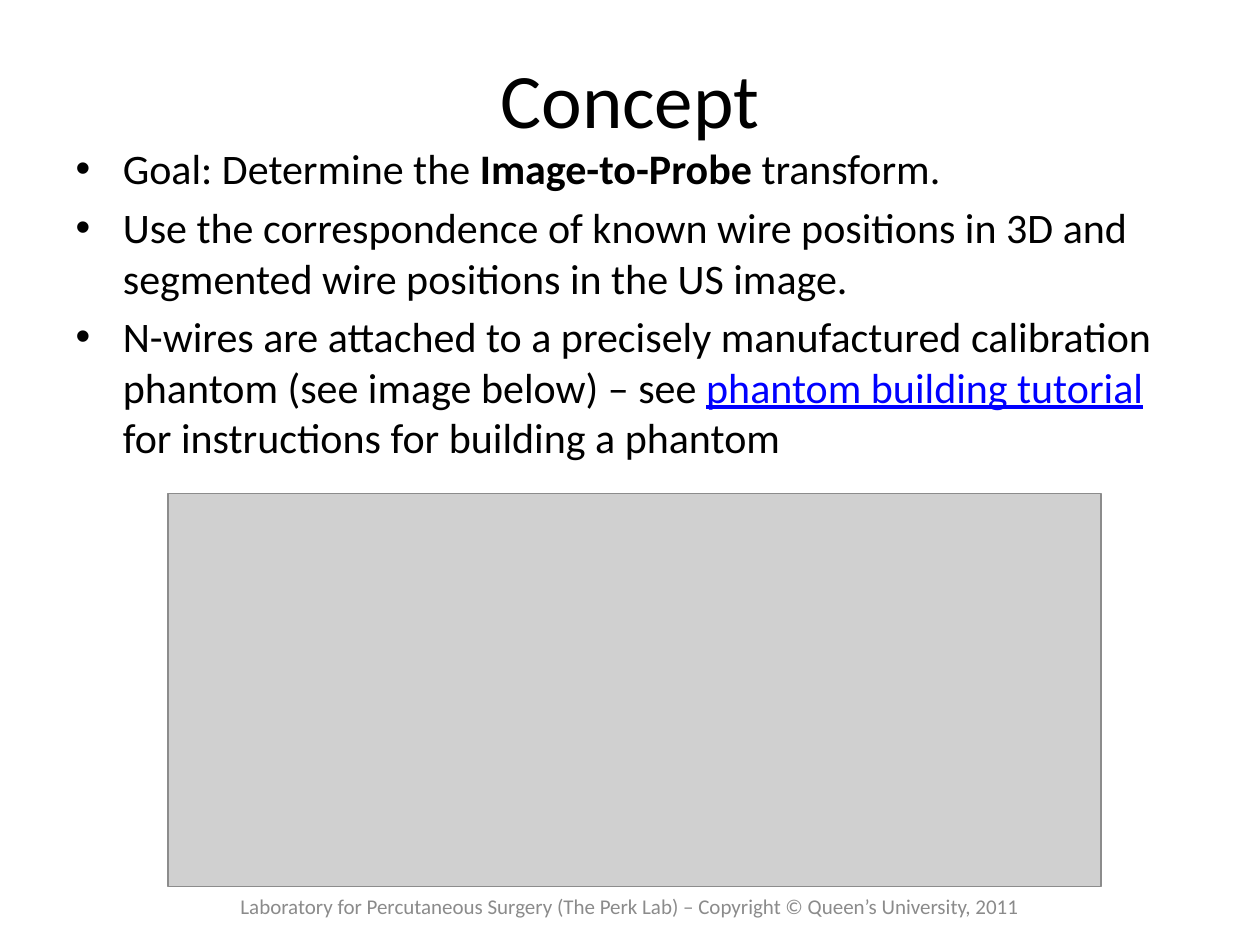
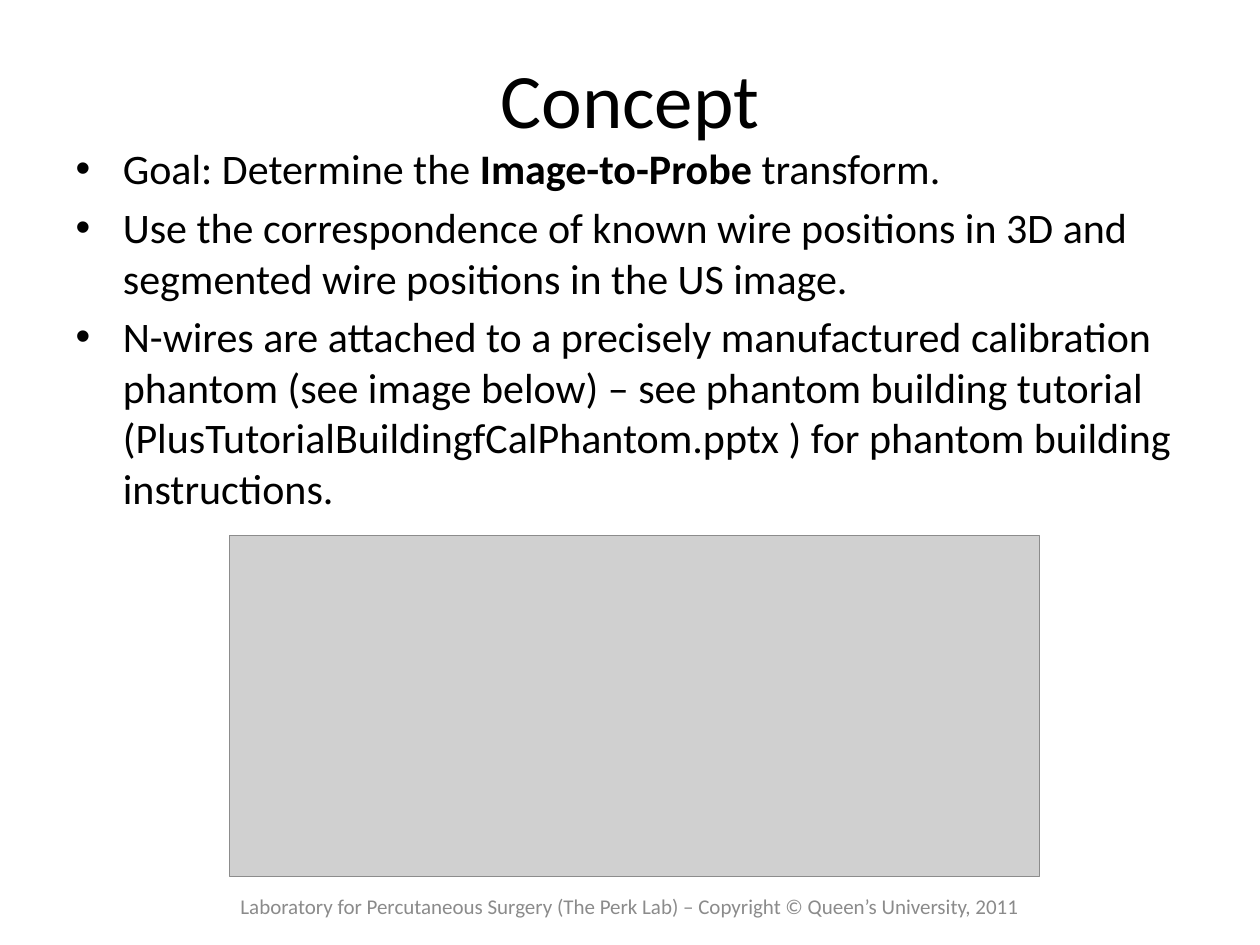
Before and after one commit to thewtex/Plus, a slide deck: slide 2 of doc/tutorials/PlusTutorialfCalCalibrationProcess.pptx. Drawn at 1260x945 pixels with LibreOffice and Linux fonts; fonts in the diff are those of the drawing; grey boxes stand for pictures. Boxes give left, top, right and bottom in pixels: in the first picture for what was removed or moved away, otherwise in the second. Text is boxed around its words. In the diff, an @@ line names an element or a change of style, - is before the commit and + after.

Commit message:
Updated links and outdated info in tutorials and specifications

```diff
--- a/doc/tutorials/PlusTutorialfCalCalibrationProcess.pptx
+++ b/doc/tutorials/PlusTutorialfCalCalibrationProcess.pptx
@@ text at <box>123,322,1171,505</box>: text changed @@
-• N-wires are attached to a precisely manufactured calibration phantom (see image below) – see phantom building tutorial for instructions for building a phantom
+• N-wires are attached to a precisely manufactured calibration phantom (see image below) – see phantom building tutorial (PlusTutorialBuildingfCalPhantom.pptx ) for phantom building instructions.
@@ picture: place and size @@
-picture at <box>168,494,1101,887</box>
+picture at <box>229,536,1040,877</box>
```
Also in this commit, not shown: 2 other slides changed, 3 other files.
